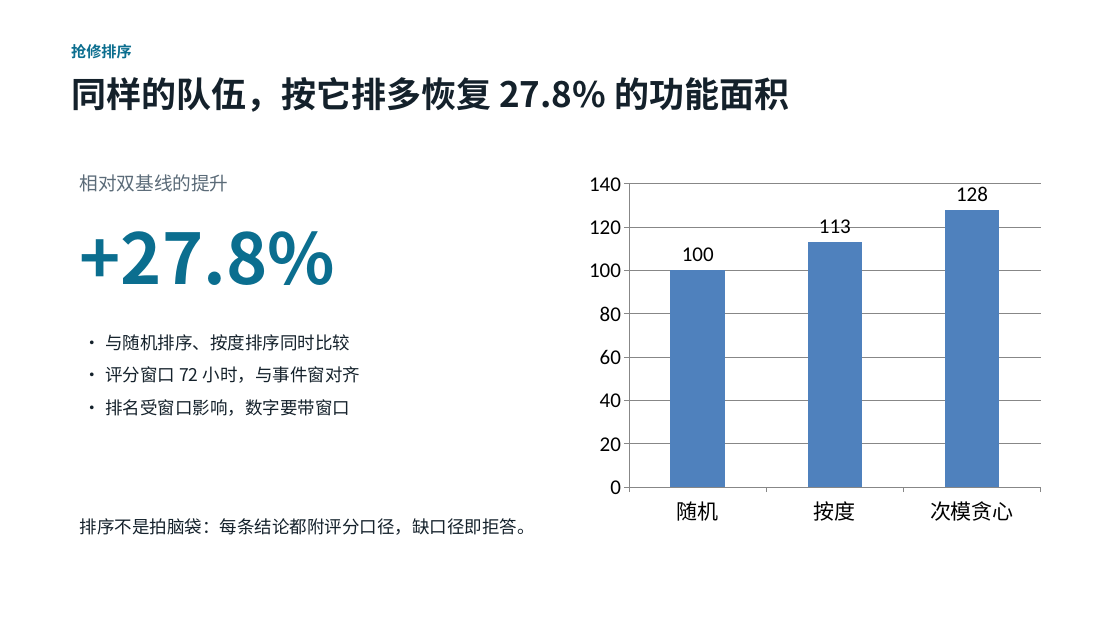
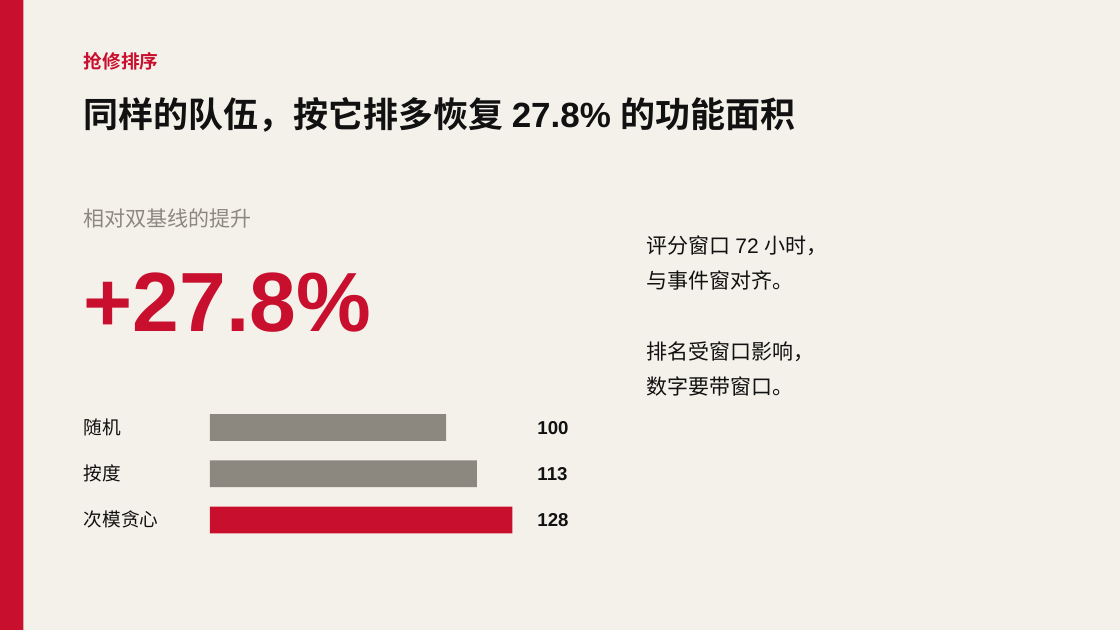
Before and after one commit to toki0413/typhoeus, a slide deck: slide 10 of docs/demo/typhoeus-demo.pptx. Drawn at 1120x630 pixels with LibreOffice and Linux fonts; fonts in the diff are those of the drawing. Boxes give left, top, right and bottom in pixels: in the first picture for what was removed or moved away, otherwise in the second. Text is boxed around its words. In the diff, an @@ line names an element or a change of style, - is before the commit and + after.

```diff
--- a/docs/demo/typhoeus-demo.pptx
+++ b/docs/demo/typhoeus-demo.pptx
@@ rectangle added at [0,0,1120,630], fill #F4F1EA @@
@@ rectangle added at [0,0,24,630], fill #C8102E @@
@@ text "抢修排序": place and size @@
-text "抢修排序" at [71,44,132,59]
+text "抢修排序" at [84,52,158,70]
@@ text "抢修排序" at [84,52,158,70]: size 13 to 16 pt, font Noto Sans CJK SC to Arial, text colour #0B6E8F to #C8102E @@
@@ text "同样的队伍，按它排多恢复 27.8% 的功能面积": place and size @@
-text "同样的队伍，按它排多恢复 27.8% 的功能面积" at [71,77,789,112]
+text "同样的队伍，按它排多恢复 27.8% 的功能面积" at [84,97,796,132]
@@ text "同样的队伍，按它排多恢复 27.8% 的功能面积" at [84,97,796,132]: font Noto Sans CJK SC to Arial, text colour #14212B to #111111 @@
@@ column chart removed at [580,164,1050,534] @@
-categories: 随机, 按度, 次模贪心
-Series 1: 100, 113, 128
@@ text "相对双基线的提升": place and size @@
-text "相对双基线的提升" at [80,174,229,192]
+text "相对双基线的提升" at [84,208,252,228]
@@ text "相对双基线的提升" at [84,208,252,228]: size 16 to 18 pt, font Noto Sans CJK SC to Arial, text colour #5B6B78 to #8C8880 @@
@@ text at [647,235,828,396]: text changed; size 15 to 18 pt; font Noto Sans CJK SC to Arial; text colour #14212B to #111111 @@
-• 与随机排序、按度排序同时比较
-• 评分窗口 72 小时，与事件窗对齐
-• 排名受窗口影响，数字要带窗口
+评分窗口 72 小时，
+与事件窗对齐。
+排名受窗口影响，
+数字要带窗口。
@@ text "+27.8%": place and size @@
-text "+27.8%" at [80,231,335,285]
+text "+27.8%" at [84,272,371,332]
@@ text "+27.8%" at [84,272,371,332]: size 60 to 72 pt, font Noto Sans CJK SC to Arial, text colour #0B6E8F to #C8102E @@
@@ text added at [84,418,121,436], 16 pt, text #111111 @@
+随机
@@ rectangle added at [210,414,446,441], fill #8C8880 @@
@@ text added at [537,421,568,434], 16 pt, text #111111, bold @@
+100
@@ text added at [84,464,121,482], 16 pt, text #111111 @@
+按度
@@ rectangle added at [210,460,477,487], fill #8C8880 @@
@@ text added at [537,467,567,481], 16 pt, text #111111, bold @@
+113
@@ rectangle added at [210,507,513,534], fill #C8102E @@
@@ text removed at [80,518,535,535] @@
-排序不是拍脑袋：每条结论都附评分口径，缺口径即拒答。
@@ text added at [84,510,158,528], 16 pt, text #111111 @@
+次模贪心
@@ text added at [537,513,568,526], 16 pt, text #111111, bold @@
+128
```
Also in this commit, not shown: 12 other slides changed, 9 other files.
